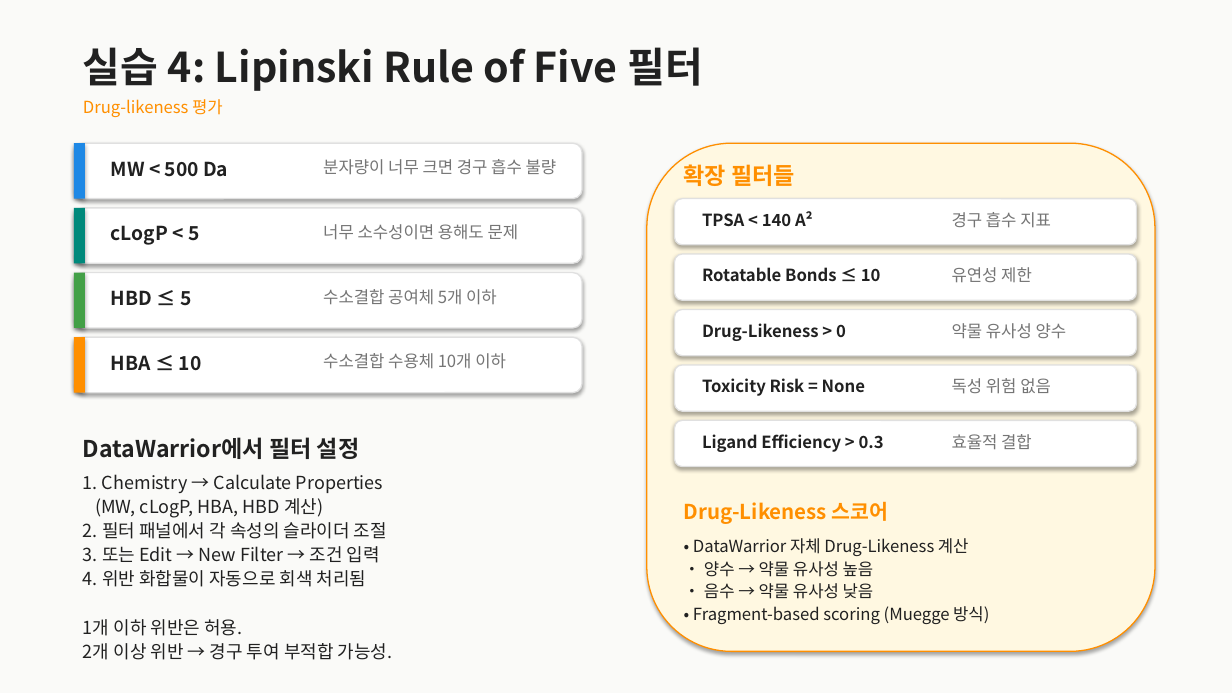
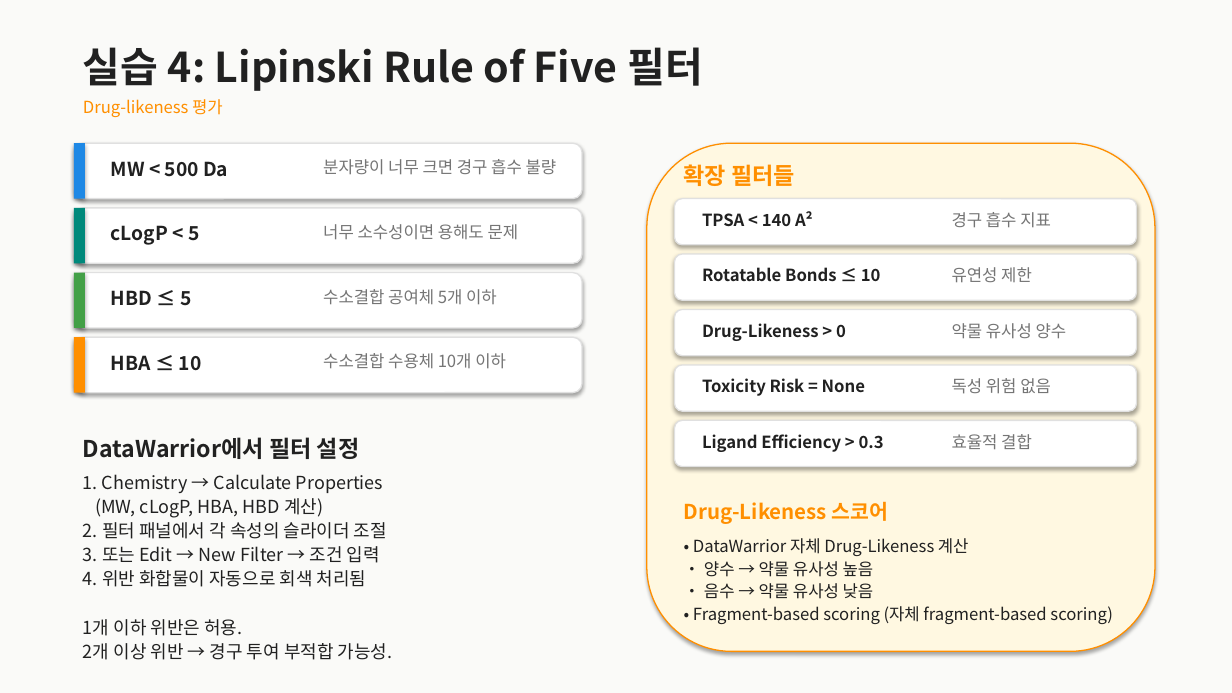
Before and after one commit to fourmodern/molecular_docking_tutorial, a slide deck: slide 6 of DataWarrior_Tutorial.pptx. Drawn at 1232x693 pixels with LibreOffice and Linux fonts; fonts in the diff are those of the drawing. Boxes give left, top, right and bottom in pixels: in the first picture for what was removed or moved away, otherwise in the second. Text is boxed around its words. In the diff, an @@ line names an element or a change of style, - is before the commit and + after.

```diff
--- a/DataWarrior_Tutorial.pptx
+++ b/DataWarrior_Tutorial.pptx
@@ text at <box>693,606,1112,624</box>: text changed @@
-• Fragment-based scoring (Muegge 방식)
+• Fragment-based scoring (자체 fragment-based scoring)
```
Also in this commit, not shown: 2 other slides changed, 2 other files.
